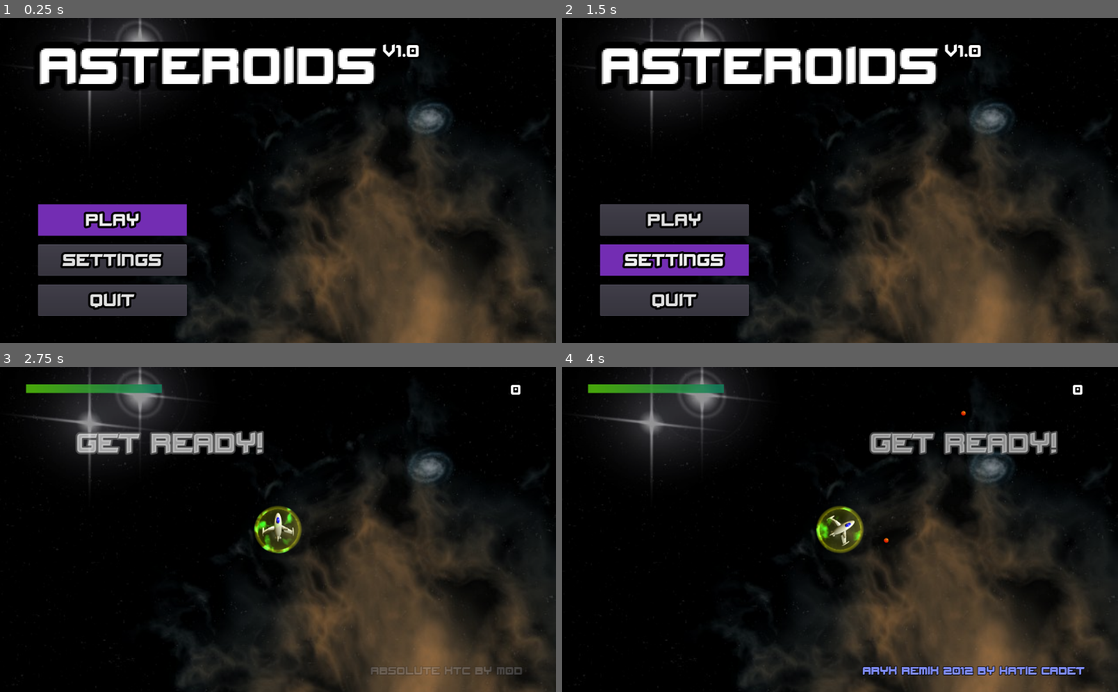
Above: before the commit, frames 1-4 (two rows, left to right).
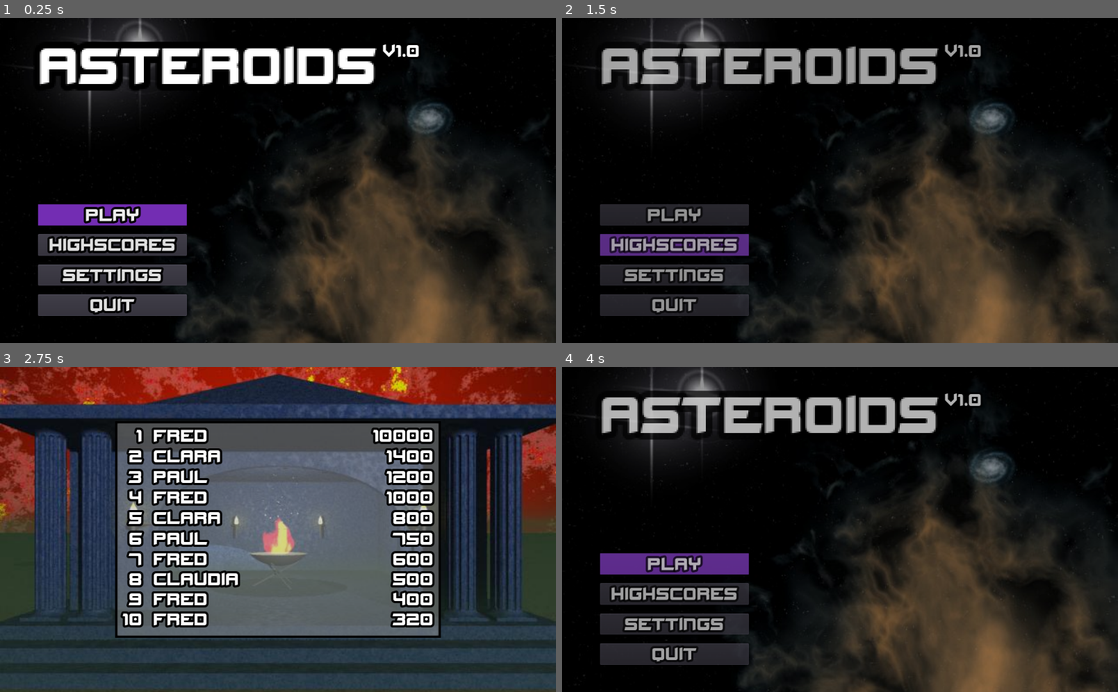
Above: after the commit, the same moments.

Repository: odahoda/asteroids
Game: Godot game, scene res://game.tscn
Same seed, same stepped clock (60 frames per second), same inputs: the game is played once before the commit and once after it.
Inputs (mouse positions are in pixels of both pictures, inside the frame that each line leads up to):
- Up to frame 1 (0.25 s): no input
- Up to frame 2 (1.5 s): click "Settings" at 0.5 s; click (673, 245) at 1.25 s, where only the run after the commit has a clickable "Highscores"
- Up to frame 3 (2.75 s): click (111, 568) at 2 s, where only the run before the commit has a clickable "Play"
- Up to frame 4 (4 s): tap Enter (ui_accept) at 2.75, 3.02, 3.77 s; hold Right (ui_right) 2.78-3.53 s; hold Left (ui_left) from 3.53 s (still down)

The runs differ from the first frame. In frame 1, 5.1% of the frame differs, in the area x 6-34%, y 57-92%; in frame 2, 12%; in frame 3, 89%, in the area x 0-100%, y 0-100%; in frame 4, 16%.

Commit message:
Initial hall of fame scene.

Diff:
--- a/game.gd
+++ b/game.gd
@@ -4,6 +4,8 @@
 var level = null
 var main_menu_scene = preload("res://main_menu.tscn")
 var main_menu = null
+var hall_of_fame_scene = preload("res://hall_of_fame.tscn")
+var hall_of_fame = null
 
 func _ready() -> void:
 	randomize()
@@ -15,7 +17,17 @@
 		main_menu = main_menu_scene.instance()
 		main_menu.connect('quit_pressed', self, 'quit_game')
 		main_menu.connect('play_pressed', self, 'start_level')
+		main_menu.connect('highscores_pressed', self, 'show_highscores')
 		add_child(main_menu)
+
+	elif state == 'highscores':
+		main_menu.queue_free()
+		main_menu = null
+
+		hall_of_fame = hall_of_fame_scene.instance()
+		hall_of_fame.rect_size = get_viewport_rect().size
+		hall_of_fame.connect('closed', self, 'highscores_finished')
+		add_child(hall_of_fame)
 
 	elif state == 'play':
 		main_menu.queue_free()
@@ -41,7 +53,16 @@
 	Input.set_mouse_mode(Input.MOUSE_MODE_HIDDEN)
 	main_menu.fade_out(self, 'set_state', ['play'])
 
+func show_highscores() -> void:
+	Input.set_mouse_mode(Input.MOUSE_MODE_HIDDEN)
+	main_menu.fade_out(self, 'set_state', ['highscores'])
+
 func level_finished() -> void:
 	level.queue_free()
 	level = null
 	set_state('menu')
+
+func highscores_finished() -> void:
+	hall_of_fame.queue_free()
+	hall_of_fame = null
+	set_state('menu')
--- /dev/null
+++ b/hall_of_fame.gd
@@ -0,0 +1,56 @@
+extends Control
+
+signal closed
+
+var closing = false
+var scores = [
+	["fred", 10000],
+	["clara", 1400],
+	["paul", 1200],
+	["fred", 1000],
+	["clara", 800],
+	["paul", 750],
+	["fred", 600],
+	["claudia", 500],
+	["fred", 400],
+	["fred", 320],
+]
+
+func _ready() -> void:
+	refresh_scores()
+	$animations.play('fade_in')
+	$animations.seek(0, true)
+
+func _input(event):
+	if event is InputEventKey and not closing:
+		closing = true
+		$animations.play('fade_out')
+		$animations.connect('animation_finished', self, '__fade_out_finished', [], CONNECT_ONESHOT)
+
+func refresh_scores() -> void:
+	var box = $box/scores
+
+	var idx = 1
+	for entry in scores:
+		var rank = Label.new()
+		rank.text = str(idx)
+		rank.align = Label.ALIGN_RIGHT
+		rank.size_flags_vertical = Control.SIZE_EXPAND
+		box.add_child(rank)
+
+		var name = Label.new()
+		name.text = entry[0]
+		name.size_flags_horizontal = Control.SIZE_EXPAND
+		name.size_flags_vertical = Control.SIZE_EXPAND
+		box.add_child(name)
+
+		var score = Label.new()
+		score.text = str(entry[1])
+		score.align = Label.ALIGN_RIGHT
+		score.size_flags_vertical = Control.SIZE_EXPAND
+		box.add_child(score)
+
+		idx += 1
+
+func __fade_out_finished(anim) -> void:
+	emit_signal('closed')
--- /dev/null
+++ b/hall_of_fame.tscn
@@ -0,0 +1,90 @@
+[gd_scene load_steps=7 format=2]
+
+[ext_resource path="res://assets/fame.jpeg" type="Texture" id=1]
+[ext_resource path="res://assets/fame_box.png" type="Texture" id=2]
+[ext_resource path="res://hall_of_fame.gd" type="Script" id=3]
+[ext_resource path="res://gui_theme.tres" type="Theme" id=4]
+
+[sub_resource type="Animation" id=1]
+resource_name = "fade_in"
+length = 0.5
+tracks/0/type = "value"
+tracks/0/path = NodePath(".:modulate")
+tracks/0/interp = 1
+tracks/0/loop_wrap = true
+tracks/0/imported = false
+tracks/0/enabled = true
+tracks/0/keys = {
+"times": PoolRealArray( 0, 0.5 ),
+"transitions": PoolRealArray( 1, 1 ),
+"update": 0,
+"values": [ Color( 1, 1, 1, 0 ), Color( 1, 1, 1, 1 ) ]
+}
+
+[sub_resource type="Animation" id=2]
+resource_name = "fade_out"
+tracks/0/type = "value"
+tracks/0/path = NodePath(".:modulate")
+tracks/0/interp = 1
+tracks/0/loop_wrap = true
+tracks/0/imported = false
+tracks/0/enabled = true
+tracks/0/keys = {
+"times": PoolRealArray( 0, 1 ),
+"transitions": PoolRealArray( 1, 1 ),
+"update": 0,
+"values": [ Color( 1, 1, 1, 1 ), Color( 1, 1, 1, 0 ) ]
+}
+
+[node name="hall_of_fame" type="Control"]
+anchor_right = 1.0
+anchor_bottom = 1.0
+script = ExtResource( 3 )
+__meta__ = {
+"_edit_use_anchors_": false
+}
+
+[node name="TextureRect" type="TextureRect" parent="."]
+anchor_right = 1.0
+anchor_bottom = 1.0
+texture = ExtResource( 1 )
+stretch_mode = 7
+__meta__ = {
+"_edit_use_anchors_": false
+}
+
+[node name="box" type="NinePatchRect" parent="."]
+anchor_left = 0.5
+anchor_top = 0.5
+anchor_right = 0.5
+anchor_bottom = 0.5
+margin_left = -300.0
+margin_top = -200.0
+margin_right = 300.0
+margin_bottom = 200.0
+theme = ExtResource( 4 )
+texture = ExtResource( 2 )
+patch_margin_left = 4
+patch_margin_top = 4
+patch_margin_right = 4
+patch_margin_bottom = 4
+__meta__ = {
+"_edit_use_anchors_": false
+}
+
+[node name="scores" type="GridContainer" parent="box"]
+anchor_right = 1.0
+anchor_bottom = 1.0
+margin_left = 14.0
+margin_top = 14.0
+margin_right = -14.0
+margin_bottom = -14.0
+custom_constants/hseparation = 20
+columns = 3
+__meta__ = {
+"_edit_use_anchors_": false
+}
+
+[node name="animations" type="AnimationPlayer" parent="."]
+anims/fade_in = SubResource( 1 )
+anims/fade_out = SubResource( 2 )
--- a/main_menu.gd
+++ b/main_menu.gd
@@ -2,15 +2,18 @@
 
 signal quit_pressed
 signal settings_pressed
+signal highscores_pressed
 signal play_pressed
 onready var quit_button = $controls/buttons/quit
 onready var play_button = $controls/buttons/play
+onready var highscores_button = $controls/buttons/highscores
 onready var settings_button = $controls/buttons/settings
 
 func _ready() -> void:
-	quit_button.connect('button_up', self, '__quit_pressed')
-	play_button.connect('button_up', self, '__play_pressed')
-	settings_button.connect('button_up', self, '__settings_pressed')
+	quit_button.connect('button_up', self, 'emit_signal', ['quit_pressed'])
+	play_button.connect('button_up', self, 'emit_signal', ['play_pressed'])
+	highscores_button.connect('button_up', self, 'emit_signal', ['highscores_pressed'])
+	settings_button.connect('button_up', self, 'emit_signal', ['settings_pressed'])
 	$animations.play('fade_in')
 	$animations.seek(0, true)
 	$music.play()
@@ -21,15 +24,6 @@
 		quit_button.grab_focus()
 		emit_signal('quit_pressed')
 
-func __quit_pressed() -> void:
-	emit_signal('quit_pressed')
-
-func __play_pressed() -> void:
-	emit_signal('play_pressed')
-
-func __settings_pressed() -> void:
-	emit_signal('settings_pressed')
-
 func fade_out(cb_obj, cb_func, cb_args=[]) -> void:
 	$animations.play('fade_out')
 	$animations.connect('animation_finished', self, '__fade_out_finished', [cb_obj, cb_func, cb_args], CONNECT_ONESHOT)
--- a/main_menu.tscn
+++ b/main_menu.tscn
@@ -63,6 +63,7 @@
 script = ExtResource( 4 )
 
 [node name="controls" type="Control" parent="."]
+modulate = Color( 1, 1, 1, 0 )
 anchor_right = 1.0
 anchor_bottom = 1.0
 theme = ExtResource( 1 )
@@ -84,22 +85,32 @@
 
 [node name="play" type="Button" parent="controls/buttons"]
 margin_right = 274.0
-margin_bottom = 58.0
+margin_bottom = 39.0
 size_flags_vertical = 3
 text = "Play"
 __meta__ = {
 "_edit_use_anchors_": false
 }
 
+[node name="highscores" type="Button" parent="controls/buttons"]
+margin_top = 55.0
+margin_right = 274.0
+margin_bottom = 95.0
+size_flags_vertical = 3
+text = "Highscores"
+__meta__ = {
+"_edit_use_anchors_": false
+}
+
 [node name="settings" type="Button" parent="controls/buttons"]
-margin_top = 74.0
+margin_top = 111.0
 margin_right = 274.0
-margin_bottom = 132.0
+margin_bottom = 150.0
 size_flags_vertical = 3
 text = "Settings"
 
 [node name="quit" type="Button" parent="controls/buttons"]
-margin_top = 148.0
+margin_top = 166.0
 margin_right = 274.0
 margin_bottom = 206.0
 size_flags_vertical = 3
Binary file added: assets/fame.jpeg
Not shown, added: assets/fame.jpeg.import
Binary file added: assets/fame_box.png
Not shown, added: assets/fame_box.png.import
